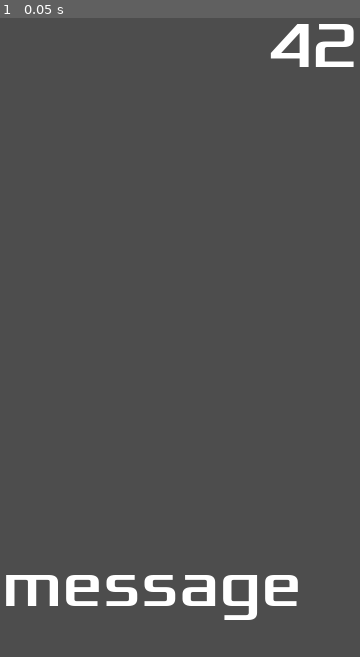
Above: before the commit, frame 1.
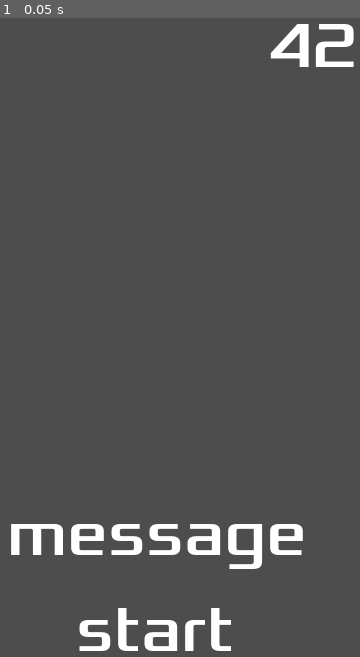
Above: after the commit, the same moment.

Repository: lancelote/dodge-the-creeps-2d
Game: Godot game, scene res://hud.tscn
Two runs of this game, one before a commit and one after it. Both use one fixed random seed, a clock stepped at 60 frames per second and the inputs below. This scene is started directly instead of the project's main scene.
Inputs:
- Up to frame 1 (0.05 s): no input

The runs differ from the first frame. In frame 1, 5.5% of the frame differs, in the area x 1-85%, y 79-100%.

Commit message:
set font for start button

Diff:
--- a/hud.tscn
+++ b/hud.tscn
@@ -14,16 +14,21 @@
 text = "42"
 
 [node name="Message" type="Label" parent="."]
-offset_left = 77.0
-offset_top = 556.0
-offset_right = 377.0
-offset_bottom = 634.0
+offset_left = 82.0
+offset_top = 505.0
+offset_right = 382.0
+offset_bottom = 583.0
 theme_override_fonts/font = ExtResource("1_37p78")
 theme_override_font_sizes/font_size = 64
 text = "message"
 
 [node name="StartButton" type="Label" parent="."]
-offset_right = 40.0
-offset_bottom = 23.0
+offset_left = 151.0
+offset_top = 601.0
+offset_right = 309.0
+offset_bottom = 679.0
+theme_override_fonts/font = ExtResource("1_37p78")
+theme_override_font_sizes/font_size = 64
+text = "start"
 
 [node name="MessageTimer" type="Timer" parent="."]
